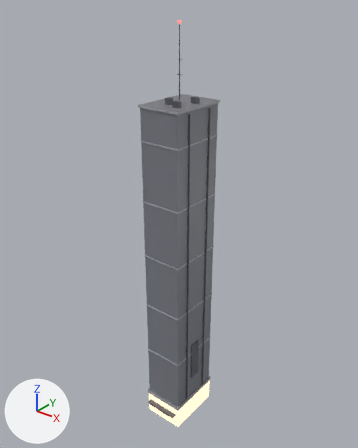
What one commit did to the glTF model assets/future/models/neon_city/r1014_slab.glb.
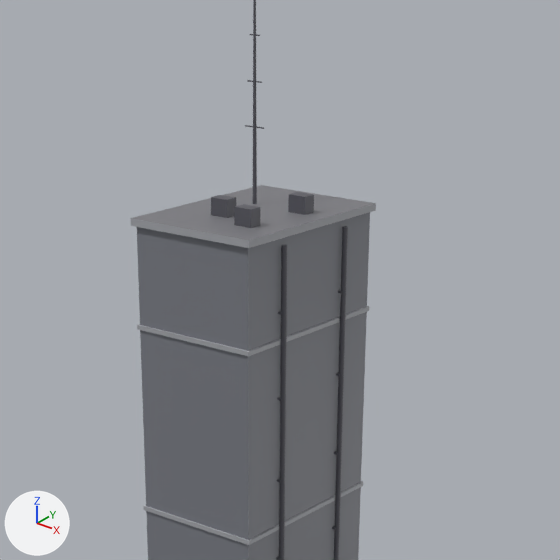
Each version appears first whole from a camera (50 mm lens) standing at (63.9, -80.1, 104.5) and looking at (-1.3, 1.4, 53.9), and next in a close-up on the part from 26% to 79% of the width and 7% to 49% of the height. The lights are fixed; the arrows at lower left show +X, +Y and +Z. The last two pictures show the newer version. Vertices at exactly the same position are counted once.

Script lines for the objects in view, before the commit:
```python
me_r1014_slab = bpy.data.meshes.new('r1014_slab')
me_r1014_slab.from_pydata(...)  # 388 vertices, 570 faces; spans x -5.2..5.3, y -8.3..7.2, z 0.0..97.9
# faces by material slot: [8, 8, 6, 80, 456, 12]
me_r1014_slab.materials.append(mat_fa_c)  # grey #7c7e86
me_r1014_slab.materials.append(mat_shop)  # beige #cbb395, glowing beige #ffe1bc
me_r1014_slab.materials.append(mat_roof)  # grey #7c7c81
me_r1014_slab.materials.append(mat_trim)  # grey #a6a8ad
me_r1014_slab.materials.append(mat_metal)  # dark grey #595961
me_r1014_slab.materials.append(mat_beacon)  # red #ff6159, glowing red #ff6159
ob_r1014_slab = bpy.data.objects.new('r1014_slab', me_r1014_slab)
ob_r1014_slab.location = (0.0, 0.0, 0.0)
```
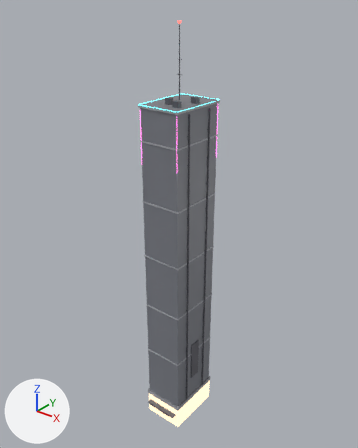
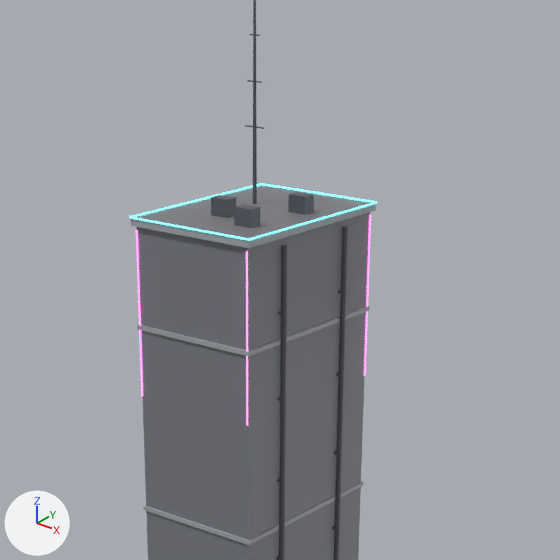
Diff of the bpy script that builds the scene:
```diff
--- a/assets/future/models/neon_city/r1014_slab.glb.py
+++ b/assets/future/models/neon_city/r1014_slab.glb.py
@@ mat_neon_m @@
+mat_neon_m = principled_material('neon_m')
+mat_neon_m.base_color = (1.0, 0.2, 0.75)  # pink #ff7ce1
+mat_neon_m.emission_color = (1.0, 0.2, 0.75)  # pink #ff7ce1
+mat_neon_m.emission_strength = 2.0
@@ mat_neon_c @@
+mat_neon_c = principled_material('neon_c')
+mat_neon_c.base_color = (0.15, 0.95, 1.0)  # cyan #6cf9ff
+mat_neon_c.emission_color = (0.15, 0.95, 1.0)  # cyan #6cf9ff
+mat_neon_c.emission_strength = 2.0
@@ me_r1014_slab @@
 # used by ob_r1014_slab; location = (0.0, 0.0, 0.0)
-me_r1014_slab.from_pydata(...)  # 388 vertices, 570 faces; spans x -5.2..5.3, y -8.3..7.2, z 0.0..97.9
+me_r1014_slab.from_pydata(...)  # 476 vertices, 730 faces; spans x -5.2..5.3, y -8.3..7.2, z 0.0..97.9
+# me_r1014_slab part 1: a new loose piece, a 6-sided cylinder along z spanning x -4.82..-4.68, y -6.91..-6.79, z 70.0..81.7, in mat_neon_m (pink #ff7ce1, glowing pink #ff7ce1)
+# me_r1014_slab part 2: a new loose piece, a 6-sided cylinder along z spanning x 4.68..4.82, y -6.91..-6.79, z 70.0..81.7, in mat_neon_m (pink #ff7ce1, glowing pink #ff7ce1)
+# me_r1014_slab part 3: a new loose piece, a 6-sided cylinder along z spanning x 4.78..4.91, y 6.69..6.81, z 70.0..81.7, in mat_neon_m (pink #ff7ce1, glowing pink #ff7ce1)
+# me_r1014_slab part 4: a new loose piece of 40 vertices spanning x -5.2..5.2, y -7.2..7.2, z 82.5..82.6, in mat_neon_c (cyan #6cf9ff, glowing cyan #6cf9ff)
+# other edits to the shape of me_r1014_slab do not show in these pictures
 me_r1014_slab.materials.append(mat_fa_c)
@@ me_r1014_slab @@
 me_r1014_slab.materials.append(mat_beacon)
+me_r1014_slab.materials.append(mat_neon_c)  # cyan #6cf9ff, glowing cyan #6cf9ff
+me_r1014_slab.materials.append(mat_neon_m)  # pink #ff7ce1, glowing pink #ff7ce1
```

Boxes (x1, y1, x2, y2) around the edits, measured in the close-ups (560 x 560 px):
'r1014_slab', reshaped: before (130, 0, 376, 560); after (129, 0, 377, 560)
part 1 of me_r1014_slab, added: after (136, 230, 143, 396)
part 2 of me_r1014_slab, added: after (246, 251, 248, 426)
part 3 of me_r1014_slab, added: after (364, 215, 371, 376)
part 4 of me_r1014_slab, added: after (129, 183, 377, 241)
